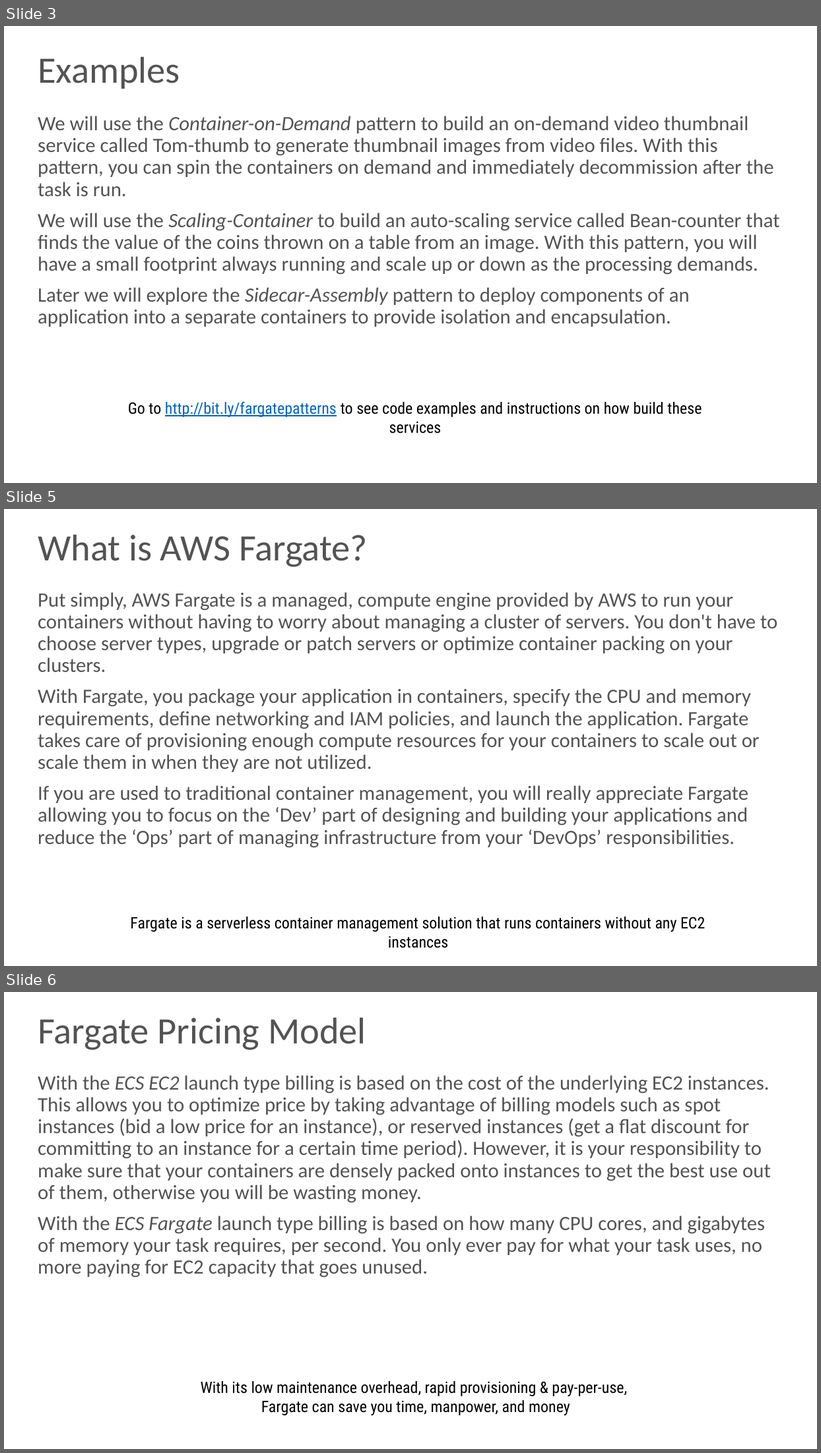
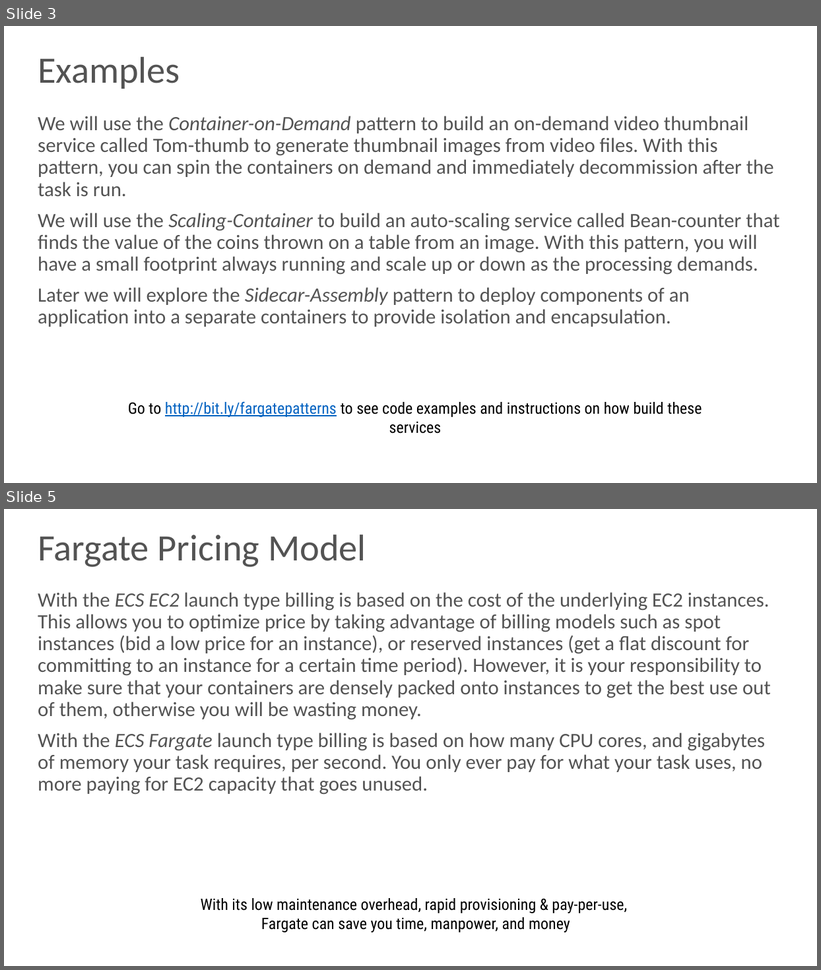
Before and after one commit to skarlekar/fargate-patterns, a slide deck: presentation/Fargate Patterns.pptx. Shown one above the other, each under a label of ours: slides 3, 5 and 6 before the commit, slides 3 and 5 after it; the slides between them are not shown. The pictures are 821x1453 and 821x970 pixels, drawn with LibreOffice and Linux fonts; fonts in the diff are those of the drawing; background and template pictures are left out. Boxes give left, top, right and bottom in pixels: in the first picture for what was removed or moved away, otherwise in the second. Text is boxed around its words. In the diff, an @@ line names an element or a change of style, - is before the commit and + after.

```diff
--- a/presentation/Fargate Patterns.pptx
+++ b/presentation/Fargate Patterns.pptx
@@ slide 5 removed at (4, 509, 817, 966), background picture (left out) @@
@@ title removed at (38, 535, 368, 567) @@
-What is AWS Fargate?
@@ text removed at (38, 592, 778, 848) @@
-Put simply, AWS Fargate is a managed, compute engine provided by AWS to run your containers without having to worry about managing a cluster of servers. You don't have to choose server types, upgrade or patch servers or optimize container packing on your clusters.
-With Fargate, you package your application in containers, specify the CPU and memory requirements, define networking and IAM policies, and launch the application. Fargate takes care of provisioning enough compute resources for your containers to scale out or scale them in when they are not utilized.
-If you are used to traditional container management, you will really appreciate Fargate allowing you to focus on the ‘Dev’ part of designing and building your applications and reduce the ‘Ops’ part of managing infrastructure from your ‘DevOps’ responsibilities.
@@ text removed at (130, 917, 705, 932) @@
-Fargate is a serverless container management solution that runs containers without any EC2 instances
@@ what was slide 6 is now slide 5 @@
```
Also in this commit, not shown: 5 slides changed, 1 other file.
